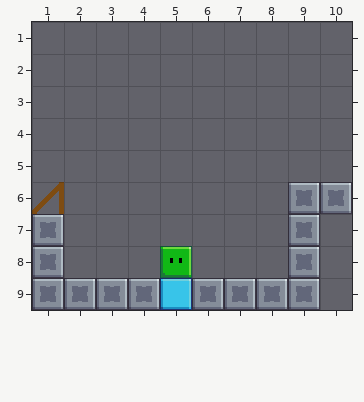
Tiled map (JSON), stored at Assets/Level_Editor/TileMap/Path_87.tmj. The picture above was drawn from the file before the commit.
Cells are 32x32 px. Shown: x 1..10, y 1..9.
Now the later version:
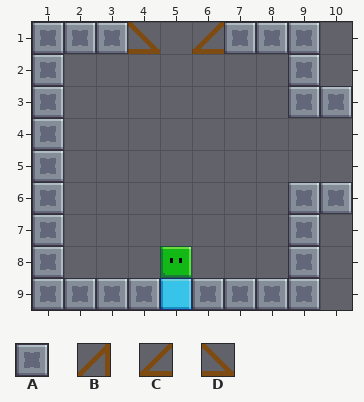
Key: from "tileSet": A 33, B 106, C 108, D 109.
_ is an empty cell.
Change:
Layer "Blocks":
The edit turns tile B into tile A in row 6 at x 1.
There is now tile A in row 1 at x 1 to 3 and 7 to 9; in row 2 at x 1 and 9; in row 3 at x 1 and 9 to 10; in rows 4 to 5 at x 1.
There is now tile C in row 1 at x 6.
There is now tile D in row 1 at x 4.
